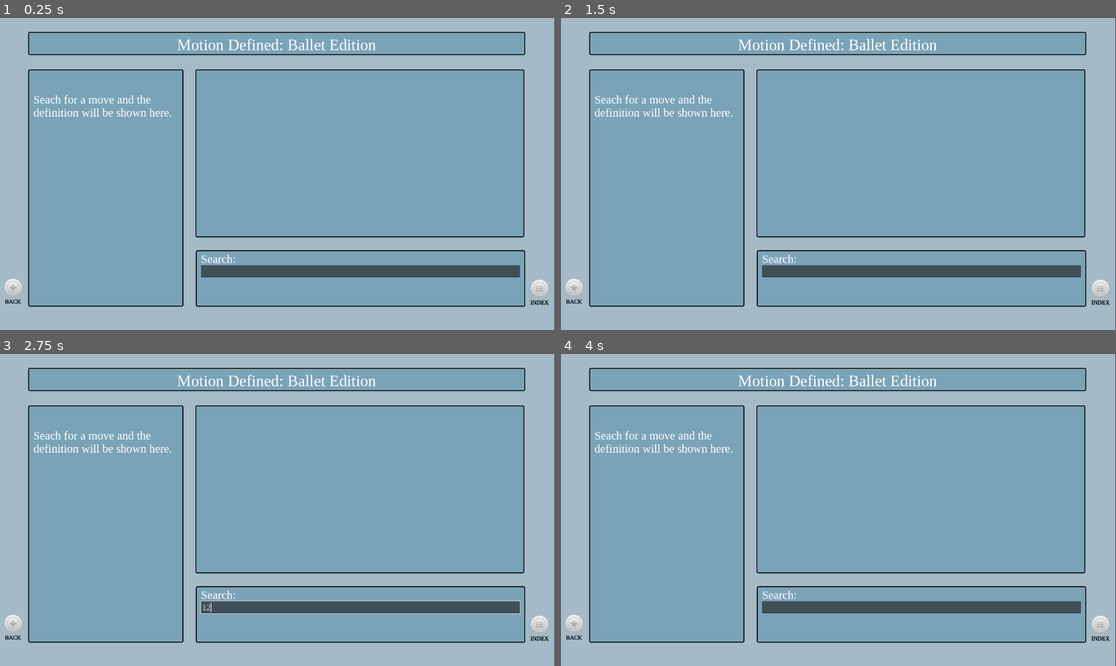
Above: before the commit, frames 1-4 (two rows, left to right).
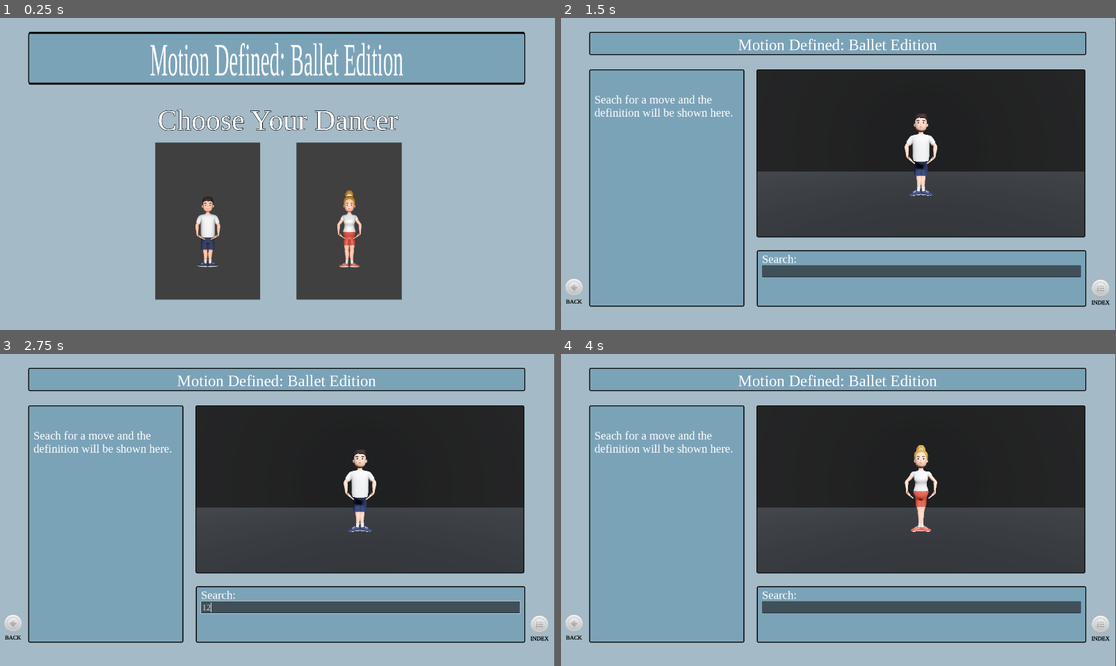
Above: after the commit, the same moments.

Repository: Makarose/Motion-Defined-Ballet-Edition
Game: Godot game, scene res://Scenes/title_page.tscn
Same seed, same stepped clock (60 frames per second), same inputs: the game is played once before the commit and once after it. Before the commit the project starts from res://Scenes/main_scene.tscn.
Inputs (mouse positions are in pixels of both pictures, inside the frame that each line leads up to):
- Up to frame 1 (0.25 s): no input
- Up to frame 2 (1.5 s): click (572, 286) at 0.52 s; click (766, 220) at 1.25 s
- Up to frame 3 (2.75 s): click (360, 606) at 2.02 s; type "12" at 2.1 s
- Up to frame 4 (4 s): click (572, 622) at 2.75 s; click (910, 556) at 3.5 s

The runs differ from the first frame. In frame 1, 69% of the frame differs, in the area x 0-100%, y 0-100%; in frame 2, 31%; in frame 3, 31%; in frame 4, 31%.
Error before the commit: Cannot call method 'instantiate' on a null value. (res://Scripts/ui_scene.gd:66)

Commit message:
Added female and male animations and meshes. Character select works and reosurces play with correct animations.

Diff:
--- a/Definition Resources/plie.tres
+++ b/Definition Resources/plie.tres
@@ -6,4 +6,4 @@
 script = ExtResource("1_w24xy")
 name = "Plié"
 definition = "Bending of the knees."
-animation_name = "Plie"
+animation_name = "plie"
--- a/Definition Resources/saute.tres
+++ b/Definition Resources/saute.tres
@@ -6,4 +6,4 @@
 script = ExtResource("1_ifvdx")
 name = "Saute"
 definition = "A jump taking off from two feet and landing on two feet."
-animation_name = "Saute"
+animation_name = "saute"
--- a/Scenes/female.tscn
+++ b/Scenes/female.tscn
@@ -1,5 +1,37 @@
-[gd_scene load_steps=2 format=3 uid="uid://cd4snkot1sjo4"]
+[gd_scene load_steps=3 format=3 uid="uid://cd4snkot1sjo4"]
 
 [ext_resource type="PackedScene" uid="uid://c6vy76u40qd7l" path="res://Characters/female.glb" id="1_lwakl"]
+[ext_resource type="Script" path="res://Scripts/female.gd" id="2_sem4o"]
 
 [node name="female" instance=ExtResource("1_lwakl")]
+script = ExtResource("2_sem4o")
+
+[node name="Skeleton3D" parent="Female Armature" index="0"]
+bones/0/position = Vector3(0, 0.71825, -0.0116439)
+bones/5/rotation = Quaternion(-1.3261e-08, 7.36071e-25, -1.65433e-24, 1)
+bones/7/rotation = Quaternion(0.563612, 0.430605, 0.560018, -0.428136)
+bones/8/rotation = Quaternion(-0.350917, -0.0819679, -0.0470449, 0.931625)
+bones/9/rotation = Quaternion(-0.342064, -0.0279137, -0.100254, 0.933896)
+bones/10/rotation = Quaternion(-0.346287, -0.0828002, -0.0321607, 0.933914)
+bones/31/rotation = Quaternion(0.563612, -0.430605, -0.560018, -0.428136)
+bones/32/rotation = Quaternion(-0.350917, 0.0819679, 0.0470449, 0.931625)
+bones/33/rotation = Quaternion(-0.342064, 0.0279137, 0.100254, 0.933896)
+bones/34/rotation = Quaternion(-0.346287, 0.0828002, 0.0321607, 0.933914)
+bones/55/position = Vector3(0.0522993, -0.0520648, 0.0335773)
+bones/55/rotation = Quaternion(0.771891, -0.00135841, -0.635662, -0.0108112)
+bones/56/rotation = Quaternion(0.00237395, -0.00856831, 0.000373468, 0.99996)
+bones/57/rotation = Quaternion(-0.0129577, 0.850193, -0.526174, -0.0120411)
+bones/58/rotation = Quaternion(0.183003, -0.00951301, -0.000890907, 0.983066)
+bones/59/position = Vector3(-0.052301, -0.0521452, 0.0343319)
+bones/59/rotation = Quaternion(0.771056, 0.000802725, 0.636668, -0.0111922)
+bones/60/rotation = Quaternion(0.00276085, 0.00855771, -0.000441696, 0.99996)
+bones/61/rotation = Quaternion(0.0141398, 0.849998, -0.526439, 0.0128474)
+bones/62/rotation = Quaternion(0.183003, 0.00951669, 0.000892005, 0.983066)
+bones/63/position = Vector3(0.041583, 0.0718046, 0.0130004)
+bones/63/rotation = Quaternion(0.538582, 0.401055, 0.665805, -0.325252)
+bones/64/position = Vector3(-0.041583, 0.0718046, 0.0130004)
+bones/64/rotation = Quaternion(-0.538582, 0.401055, 0.665805, 0.325252)
+bones/65/position = Vector3(-0.179009, 0.353936, 0.0431514)
+bones/65/rotation = Quaternion(0.561918, -0.453704, 0.429242, 0.542358)
+bones/66/position = Vector3(0.179009, 0.353936, 0.0431514)
+bones/66/rotation = Quaternion(0.561918, 0.453704, -0.429242, 0.542358)
--- a/Scenes/main_scene.tscn
+++ b/Scenes/main_scene.tscn
@@ -2,7 +2,7 @@
 
 [ext_resource type="PackedScene" uid="uid://crbl3op3bapp6" path="res://Scenes/ui_scene.tscn" id="1_fnjpc"]
 [ext_resource type="Theme" uid="uid://bwkglkrll8mi0" path="res://ballet_theme.tres" id="2_j3esb"]
-[ext_resource type="PackedScene" uid="uid://cyulgq3llf680" path="res://Scenes/skeleton.tscn" id="5_2n77f"]
+[ext_resource type="PackedScene" uid="uid://c0opmlqorul1c" path="res://Scenes/background.tscn" id="3_h6s4l"]
 
 [sub_resource type="ViewportTexture" id="ViewportTexture_23plj"]
 viewport_path = NodePath("DancerViewport")
@@ -37,4 +37,6 @@
 size = Vector2i(1130, 575)
 render_target_update_mode = 4
 
-[node name="skeleton" parent="DancerViewport" instance=ExtResource("5_2n77f")]
+[node name="Background" parent="DancerViewport" instance=ExtResource("3_h6s4l")]
+
+[node name="CharacterSlot" type="Node3D" parent="DancerViewport"]
--- a/Scenes/male.tscn
+++ b/Scenes/male.tscn
@@ -1,5 +1,37 @@
-[gd_scene load_steps=2 format=3 uid="uid://cj7e5yffm52q"]
+[gd_scene load_steps=3 format=3 uid="uid://cj7e5yffm52q"]
 
 [ext_resource type="PackedScene" uid="uid://du1htf5ao34cs" path="res://Characters/male.glb" id="1_h6u74"]
+[ext_resource type="Script" path="res://Scripts/male.gd" id="2_u4368"]
 
 [node name="male" instance=ExtResource("1_h6u74")]
+script = ExtResource("2_u4368")
+
+[node name="Skeleton3D" parent="Male Armature" index="0"]
+bones/0/position = Vector3(0, 0.71825, -0.0116439)
+bones/5/rotation = Quaternion(-1.3261e-08, 1.48597e-24, 3.48323e-24, 1)
+bones/7/rotation = Quaternion(0.563612, 0.430605, 0.560018, -0.428136)
+bones/8/rotation = Quaternion(-0.350917, -0.0819679, -0.0470449, 0.931625)
+bones/9/rotation = Quaternion(-0.342064, -0.0279137, -0.100254, 0.933896)
+bones/10/rotation = Quaternion(-0.346287, -0.0828002, -0.0321607, 0.933914)
+bones/31/rotation = Quaternion(0.563612, -0.430605, -0.560018, -0.428136)
+bones/32/rotation = Quaternion(-0.350917, 0.0819679, 0.0470449, 0.931625)
+bones/33/rotation = Quaternion(-0.342064, 0.0279137, 0.100254, 0.933896)
+bones/34/rotation = Quaternion(-0.346287, 0.0828002, 0.0321607, 0.933914)
+bones/55/position = Vector3(0.0522993, -0.0520648, 0.0335773)
+bones/55/rotation = Quaternion(0.771891, -0.00135841, -0.635662, -0.0108112)
+bones/56/rotation = Quaternion(0.00237395, -0.0085683, 0.000373466, 0.99996)
+bones/57/rotation = Quaternion(-0.0129577, 0.850193, -0.526174, -0.0120411)
+bones/58/rotation = Quaternion(0.183003, -0.00951672, -0.00089201, 0.983066)
+bones/59/position = Vector3(-0.052301, -0.0521452, 0.0343319)
+bones/59/rotation = Quaternion(0.771056, 0.000802725, 0.636668, -0.0111922)
+bones/60/rotation = Quaternion(0.00276085, 0.0085577, -0.000441694, 0.99996)
+bones/61/rotation = Quaternion(0.0141398, 0.849998, -0.526439, 0.0128474)
+bones/62/rotation = Quaternion(0.183003, 0.00952039, 0.000893109, 0.983066)
+bones/63/position = Vector3(0.041583, 0.0718046, 0.0130004)
+bones/63/rotation = Quaternion(0.538582, 0.401055, 0.665805, -0.325252)
+bones/64/position = Vector3(-0.041583, 0.0718046, 0.0130004)
+bones/64/rotation = Quaternion(-0.538582, 0.401055, 0.665805, 0.325252)
+bones/65/position = Vector3(-0.179009, 0.353936, 0.0431514)
+bones/65/rotation = Quaternion(0.561918, -0.453704, 0.429242, 0.542358)
+bones/66/position = Vector3(0.179009, 0.353936, 0.0431514)
+bones/66/rotation = Quaternion(0.561918, 0.453704, -0.429242, 0.542358)
--- a/Scenes/ui_scene.tscn
+++ b/Scenes/ui_scene.tscn
@@ -3,11 +3,29 @@
 [ext_resource type="Script" path="res://Scripts/ui_scene.gd" id="1_q043w"]
 [ext_resource type="Theme" uid="uid://bwkglkrll8mi0" path="res://ballet_theme.tres" id="1_rnxuq"]
 [ext_resource type="Resource" uid="uid://dtp7d1oc0p6u" path="res://Definition Resources/ballet_moves_database.tres" id="2_k7bws"]
-[ext_resource type="Script" path="res://Scripts/skeleton.gd" id="3_8h5fa"]
 [ext_resource type="Texture2D" uid="uid://bxpuus4co7vx5" path="res://UI Buttons/10.png" id="3_sgoow"]
 [ext_resource type="PackedScene" uid="uid://c0opmlqorul1c" path="res://Scenes/background.tscn" id="4_8lo18"]
 [ext_resource type="FontFile" uid="uid://1k6ydj6ghbuv" path="res://Fonts/Tinos-Regular.ttf" id="4_i7ljw"]
 [ext_resource type="Texture2D" uid="uid://m7lpnticn8bw" path="res://UI Buttons/5.png" id="5_0cy04"]
+
+[sub_resource type="GDScript" id="GDScript_8j2pv"]
+script/source = "extends Node3D
+
+@onready var anim_player: AnimationPlayer = $AnimationPlayer
+@onready var skeleton: Skeleton3D = $Skeleton3D
+
+func play_move(anim_name: String) -> void:
+	if not anim_player:
+		push_warning(\"AnimationPlayer missing!\")
+		return
+
+	if not anim_player.has_animation(anim_name):
+		push_warning(\"Animation not found: \" + anim_name)
+		return
+
+	anim_player.play(anim_name)
+	print(\"Playing animation:\", anim_name)
+"
 
 [sub_resource type="PackedScene" id="PackedScene_ja6at"]
 _bundled = {
@@ -18,7 +36,7 @@
 "node_count": 3,
 "node_paths": [],
 "nodes": PackedInt32Array(-1, -1, 2147483647, 0, -1, 1, 1, 0, 0, 0, 0, 2147483647, 262146, 1, 0, 0, 0, 0, 2147483647, 524291, -1, 19, 4, 2, 5, 3, 6, 4, 7, 5, 8, 6, 9, 7, 10, 8, 11, 9, 12, 10, 13, 11, 14, 12, 15, 13, 16, 14, 17, 15, 18, 16, 19, 17, 20, 18, 21, 19, 22, 20, 0),
-"variants": [ExtResource("3_8h5fa"), ExtResource("4_8lo18"), Vector3(0, 0 …(1015 unchanged characters)…
+"variants": [SubResource("GDScript_8j2pv"), ExtResource("4_8lo18"), Vector3(0, 0 …(1015 unchanged characters)…
 "version": 3
 }
 
--- /dev/null
+++ b/Scripts/female.gd
@@ -0,0 +1,9 @@
+extends Node3D
+
+@onready var animation_player: AnimationPlayer = $AnimationPlayer
+
+func play_move(anim_name: String) -> void:
+	if animation_player and animation_player.has_animation(anim_name):
+		animation_player.play(anim_name)
+	else:
+		push_warning("animation not found: " + anim_name)
--- /dev/null
+++ b/Scripts/male.gd
@@ -0,0 +1,9 @@
+extends Node3D
+
+@onready var animation_player: AnimationPlayer = $AnimationPlayer
+
+func play_move(anim_name: String) -> void:
+	if animation_player and animation_player.has_animation(anim_name):
+		animation_player.play(anim_name)
+	else:
+		push_warning("animation not found: " + anim_name)
--- a/Scripts/skeleton.gd
+++ /dev/null
@@ -1,16 +0,0 @@
-extends Node3D
-
-@onready var anim_player: AnimationPlayer = $AnimationPlayer
-@onready var skeleton: Skeleton3D = $Skeleton3D
-
-func play_move(anim_name: String) -> void:
-	if not anim_player:
-		push_warning("AnimationPlayer missing!")
-		return
-
-	if not anim_player.has_animation(anim_name):
-		push_warning("Animation not found: " + anim_name)
-		return
-
-	anim_player.play(anim_name)
-	print("Playing animation:", anim_name)
--- a/Scripts/ui_scene.gd
+++ b/Scripts/ui_scene.gd
@@ -61,57 +61,21 @@
 		current_dancer.queue_free()
 		current_dancer = null
 
-	# Instance skeleton scene (master skeleton with animations)
-	var skeleton_scene_instance: PackedScene = load("res://Scenes/skeleton.tscn")
-	current_dancer = skeleton_scene_instance.instantiate()
+	# Load and instance the new character scene
+	var char_scene: PackedScene = load(character_scene_path)
+	if not char_scene:
+		push_error("Character scene not found!: "+ character_scene_path)
+		return
+
+	current_dancer = char_scene.instantiate()
 	dancer_viewport.add_child(current_dancer)
-	print("Current dancer created:", current_dancer)
-
-	# Find Skeleton3D node in the master scene
-	var skeleton_node: Skeleton3D = current_dancer.get_node_or_null("Skeleton3D")
-	if not skeleton_node:
-		push_warning("Skeleton3D not found in skeleton scene!")
-		return
-
-	# Instance character mesh scene (male, female, clothes, etc.)
-	var mesh_scene: PackedScene = load(character_scene_path)
-	var mesh_root = mesh_scene.instantiate()
-	dancer_viewport.add_child(mesh_root)
-
-	# Find the MeshInstance3D recursively
-	var mesh_instance: MeshInstance3D = _find_mesh_instance(mesh_root)
-	if not mesh_instance:
-		push_warning("MeshInstance3D not found in mesh scene!")
-		mesh_root.queue_free()
-		return
-
-	# Reset mesh transform
-	mesh_instance.transform = Transform3D()
-
-	# Bind the Skin resource to the master skeleton
-	if mesh_instance.skin:
-		mesh_instance.skin.skeleton = skeleton_node
-		print("Mesh skin bound to skeleton:", mesh_instance)
-	else:
-		push_warning("Mesh has no Skin assigned: " + str(mesh_instance))
-
-	# Debug: print AnimationPlayer animations
-	var anim_player: AnimationPlayer = current_dancer.get_node_or_null("AnimationPlayer")
-	if anim_player:
-		print("Animations available:", anim_player.get_animation_list())
-	else:
-		push_warning("AnimationPlayer not found in skeleton scene!")
-
-
-# Helper function to recursively find the first MeshInstance3D under a node
-func _find_mesh_instance(node: Node) -> MeshInstance3D:
-	if node is MeshInstance3D:
-		return node
-	for child in node.get_children():
-		var result = _find_mesh_instance(child)
-		if result:
-			return result
-	return null
+
+	print ("Current dancer loaded:", current_dancer.name)
+
+	#Debug animation list if the character has an AnimationPlayer
+	var animation_player: AnimationPlayer = current_dancer.get_node_or_null("AnimationPlayer")
+	if animation_player:
+		print("Animations available:", animation_player.get_animation_list())
 
 
 # -----------------------------
@@ -131,26 +95,11 @@
 	var selected_move_name = item_list.get_item_text(index)
 	print("Selecting move:", selected_move_name)
 
-	if current_dancer:
-		print("Current dancer exists:", current_dancer)
-		print("Has method 'play_move':", current_dancer.has_method("play_move"))
-	else:
-		print("No dancer loaded")
-	# Show selection briefly before clearing
-	search_bar.text = selected_move_name
-
-	# Hide dropdown
-	item_list.visible = false
-	search_bar.grab_focus()
-
-	# Start timer to clear search bar shortly after selection
-	clear_timer.start()
+	#Find corresponding resource in database
+	var move_resource: BalletMove = null
 
 # Normalize the selected name for comparision
 	var norm_selected = normalize(selected_move_name)
-
-# Find resource with normalized comparison.
-	var move_resource: BalletMove = null
 
 	# find it's resource from the database
 	for balletmove in database.moves:
@@ -166,10 +115,24 @@
 	definition_label.set_text(move_resource.definition)
 	title_label.set_text(move_resource.name)
 
+
+	# Show selection briefly before clearing
+	search_bar.text = selected_move_name
+
+	# Hide dropdown
+	item_list.visible = false
+	search_bar.grab_focus()
+
+	# Start timer to clear search bar shortly after selection
+	clear_timer.start()
+
 	# Play animation on current dancer
 	if current_dancer and current_dancer.has_method("play_move"):
-		current_dancer.play_move(move_resource.name)
-		print("Requested animation:", move_resource.animation_name)
+		if move_resource.animation_name != "":
+			current_dancer.play_move(move_resource.animation_name)
+			print("Requested animation:", move_resource.animation_name)
+		else:
+			print("Warning: move_resource has no animation_name set")
 	else:
 		print("No dancer loaded or 'play_move' missing")
 
--- a/project.godot
+++ b/project.godot
@@ -11,7 +11,7 @@
 [application]
 
 config/name="Motion Defined Ballet Edition"
-run/main_scene="res://Scenes/main_scene.tscn"
+run/main_scene="res://Scenes/title_page.tscn"
 config/features=PackedStringArray("4.3", "Forward Plus")
 config/icon="res://icon.svg"
 
Binary file removed: Scripts/skeleton.glb
Not shown, removed: Scripts/skeleton.glb.import
